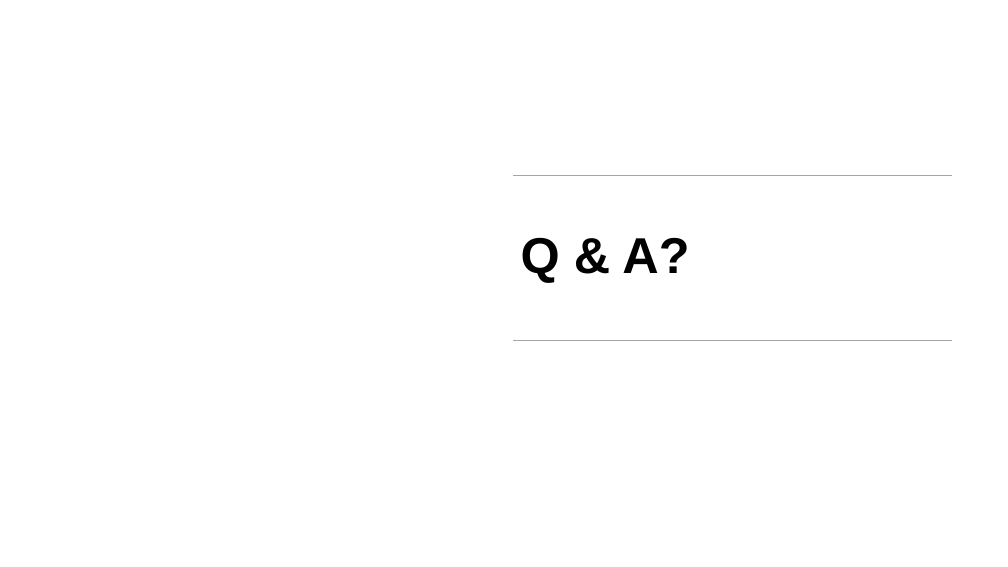
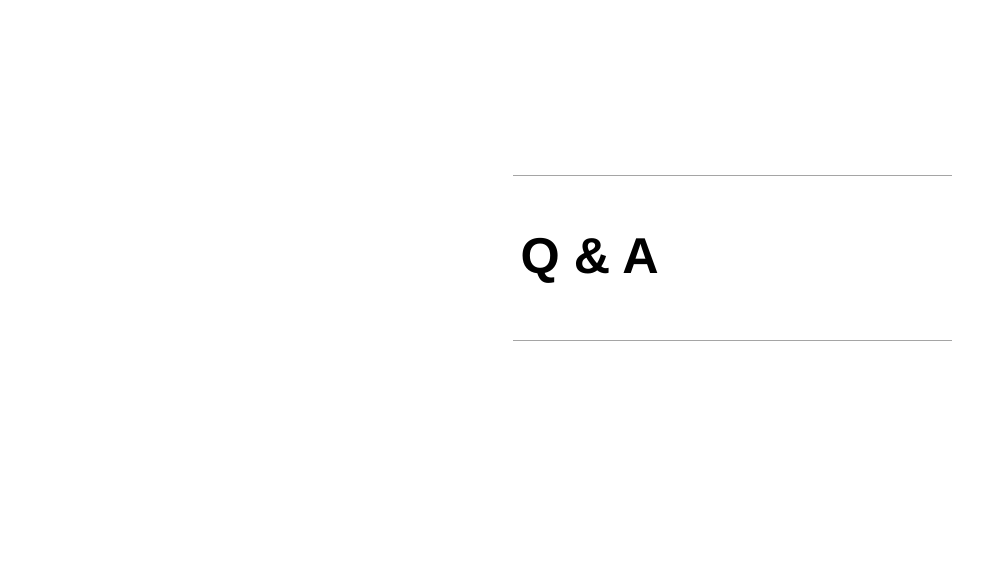
Before and after one commit to YuZ1225/Furiosa-Panel-Interview, a slide deck: slide 18 of Furiosa Panel Interview PPT/Furiosa Panel Interview.pptx. Drawn at 1008x567 pixels with LibreOffice and Linux fonts; fonts in the diff are those of the drawing; background and template pictures are left out. Boxes give left, top, right and bottom in pixels: in the first picture for what was removed or moved away, otherwise in the second. Text is boxed around its words. In the diff, an @@ line names an element or a change of style, - is before the commit and + after.

```diff
--- a/Furiosa Panel Interview PPT/Furiosa Panel Interview.pptx
+++ b/Furiosa Panel Interview PPT/Furiosa Panel Interview.pptx
@@ title at (x1=521, y1=238, x2=658, y2=283): text changed @@
-Q & A?
+Q & A
```
Also in this commit, not shown: 7 other slides changed.
